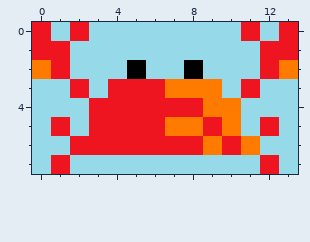
One commit to this pixel-art sprite: crab.png. This is how it looked before the edit.
The file is 14x8 pixels.
The same view after the edit:
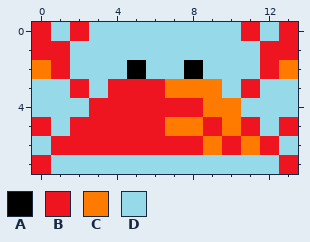
Palette (. is transparent): A #000000  B #ee1420  C #ff7b00  D #96d9e9
Changes in this commit:
The author changed colour D to colour B in row 5 at x 0, 2, 11 and 13; in row 6 at x 1 and 12; in row 7 at x 0 and 13.
The author changed colour B to colour D in row 5 at x 1 and 12; in row 7 at x 1 and 12.
